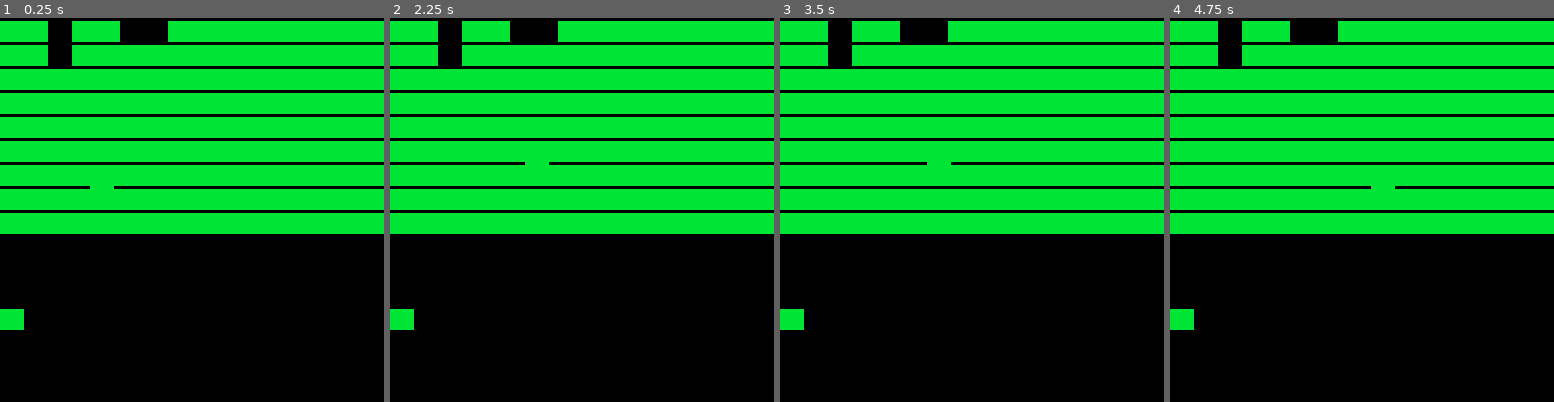
Above: before the commit, frames 1-4 (left to right).
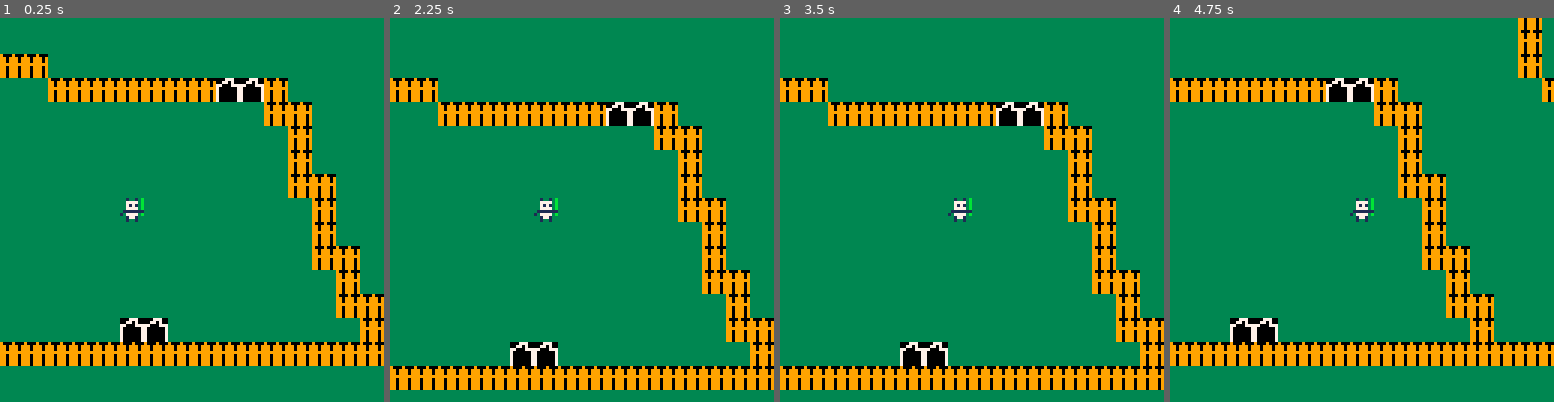
Above: after the commit, the same moments.

Repository: adatechschool/projet-collectif-pico8-marvelous_panda
Game: PICO-8 cartridge mon_petit_zoo.p8
Two runs of this game, one before a commit and one after it. Both use one fixed random seed, a clock stepped at 60 frames per second and the inputs below.
Inputs:
- Up to frame 1 (0.25 s): no input
- Up to frame 2 (2.25 s): hold Right 1.6-2.1 s; hold Up from 2.15 s (still down)
- Up to frame 3 (3.5 s): release Up at 2.42 s; hold Right 2.47-3.03 s; hold Left from 3.08 s (still down)
- Up to frame 4 (4.75 s): release Left at 3.58 s; hold Down 3.63-3.97 s; hold Right 4.02-4.68 s; hold Up from 4.73 s (still down)

The runs differ from the first frame. In frame 1, 97% of the frame differs, in the area x 0-100%, y 0-100%; in frame 2, 97%; in frame 3, 97%; in frame 4, 97%.

Commit message:
version 1.0

Diff:
--- a/mon_petit_zoo.p8
+++ b/mon_petit_zoo.p8
@@ -2,23 +2,167 @@
 version 38
 __lua__
 function _init()
-x=30
-y=50
+ create_player()
 end
 
 function _update()
-if (btn(➡️)) x+=1
-if (btn(⬅️)) x-=1
-if (btn(⬆️)) y-=1
-if (btn(⬇️)) y+=1
-
+ player_mouvement()
+ update_camera()
+-- pick_up_oeuf(12,4)
 end
 
 function _draw()
-cls()
-map(0,0,0,0)
-spr(3,x,y)
-end
+	cls()
+	draw_map()
+	draw_player()
+end
+-->8
+--map
+
+function draw_map()
+	map(0,0,0,0,128,64)
+end
+
+function check_flag(flag,x,y)
+ local sprite=mget(x,y)
+ return fget(sprite,flag)
+end
+
+
+function update_camera()
+ local camx=mid(0,p.x-7.5,127-15)
+ local camy=mid(0,p.y-7.5,63-15)
+ camera(camx*8,camy*8)
+end
+
+--function update_camera()
+-- local camx=flr(p.x/16)*16
+-- local camy=flr(p.y/16)*16
+-- camera(camx*8,camy*8)
+--end
+
+function next_tile(x,y)
+ local sprite=mget(x,y)
+ mset(x,y,sprite+1)
+end
+
+--function pick_up_oeuf(x,y)
+-- next_tile(x,y)
+ --p.oeuf+=1
+--end
+
+
+-->8
+--player
+
+function create_player()
+ p={
+   x=5,
+   y=25,
+   sprite=7
+   }
+ --oeuf=0
+end
+
+function player_mouvement()
+ newx=p.x
+ newy=p.y
+
+ if (btnp(⬅️)) newx-=1
+ if (btnp(➡️)) newx+=1
+ if (btnp(⬆️)) newy-=1
+ if (btnp(⬇️)) newy+=1
+
+ if not check_flag(0,newx,newy)
+  then
+  p.x=mid(0,newx,47)
+  p.y=mid(0,newy,31)
+  end
+
+end
+
+function draw_player()
+	spr(p.sprite,p.x*8,p.y*8)
+end
+…(79 lines of a section not shown)…
 
 
 
@@ -38,23 +182,38 @@
 
 
 __gff__
-0001000000000000000000000000000000010100000000000000000000000000000000000000000000000000000000000000000000000000000000000000000000000000000000000000000000000000000000000000000000000000000000000000000000000000000000000000000000000000000000000000000000000000
+0001000000000000010000000000000000010100000000000000000000000000000000000000000000000000000000000000000000000000000000000000000000000000000000000000000000000000000000000000000000000000000000000000000000000000000000000000000000000000000000000000000000000000
 0000000000000000000000000000000000000000000000000000000000000000000000000000000000000000000000000000000000000000000000000000000000000000000000000000000000000000000000000000000000000000000000000000000000000000000000000000000000000000000000000000000000000000
 __map__
-0303000303000003030303030303030300000000000000000000000000000000000000000000000000000000000000000000000000000000000000000000000000000000000000000000000000000000000000000000000000000000000000000000000000000000000000000000000000000000000000000000000000000000
-0303000303030303030303030303030300000000000000000000000000000000000000000000000000000000000000000000000000000000000000000000000000000000000000000000000000000000000000000000000000000000000000000000000000000000000000000000000000000000000000000000000000000000
-0303030303030303030303030303030300000000000000000000000000000000000000000000000000000000000000000000000000000000000000000000000000000000000000000000000000000000000000000000000000000000000000000000000000000000000000000000000000000000000000000000000000000000
-0303030303030303030303030303030300000000000000000000000000000000000000000000000000000000000000000000000000000000000000000000000000000000000000000000000000000000000000000000000000000000000000000000000000000000000000000000000000000000000000000000000000000000
-0303030303030303030303030303030300000000000000000000000000000000000000000000000000000000000000000000000000000000000000000000000000000000000000000000000000000000000000000000000000000000000000000000000000000000000000000000000000000000000000000000000000000000
-0303030303030303030303030303030300000000000000000000000000000000000000000000000000000000000000000000000000000000000000000000000000000000000000000000000000000000000000000000000000000000000000000000000000000000000000000000000000000000000000000000000000000000
-0303030303030303030303030303030300000000000000000000000000000000000000000000000000000000000000000000000000000000000000000000000000000000000000000000000000000000000000000000000000000000000000000000000000000000000000000000000000000000000000000000000000000000
-0303030303030303030303030303030300000000000000000000000000000000000000000000000000000000000000000000000000000000000000000000000000000000000000000000000000000000000000000000000000000000000000000000000000000000000000000000000000000000000000000000000000000000
-0303030303030303030303030303030300000000000000000000000000000000000000000000000000000000000000000000000000000000000000000000000000000000000000000000000000000000000000000000000000000000000000000000000000000000000000000000000000000000000000000000000000000000
-=======
-00000000000000000000000000000000000000000000000000000000000000000000000000000000000000000000000000000000000000000000000000000000
-00000000000000000000000000000000000000000000000000000000000000000000000000000000000000000000000000000000000000000000000000000000
-00700700000000000000000000000000000000000000000000000000000000000000000000000000000000000000000000000000000000000000000000000000
-00077000008080000000000000000000000000000000000000000000000000000000000000000000000000000000000000000000000000000000000000000000
-00077000000000000000000000000000000000000000000000000000000000000000000000000000000000000000000000000000000000000000000000000000
-00700700088888000000000000000000000000000000000000000000000000000000000000000000000000000000000000000000000000000000000000000000
->>>>>>> 03a8974b9e5bc9a2b45d87c3b4ae23c82aef8ae8
+0303030303030303030303030303030303030303030308030303030308030303030303030303030303030303030303080303030303030303030303030303030000000000000000000000000000000000000000000000000000000000000000000000000000000000000000000000000000000000000000000000000000000000
+0303030303030303030303030303030303030303080808030303030803030303030303030303030303030303030303080303030303030303030303030303030000000000000000000000000000000000000000000000000000000000000000000000000000000000000000000000000000000000000000000000000000000000
+0303030303030303030303030303030303030303080303030303030808030303030303030303030303030303030303080303030303030303030303030303030000000000000000000000000000000000000000000000000000000000000000000000000000000000000000000000000000000000000000000000000000000000
+0303030303030303030303030303030303030303080303030303030308030303030303030303030303030303030303080303030303030303030303030303030000000000000000000000000000000000000000000000000000000000000000000000000000000000000000000000000000000000000000000000000000000000
+03030303030303030303030303030303030303080803030303030303080303030303030303030d0303030303030303080303030303030303030303030303030000000000000000000000000000000000000000000000000000000000000000000000000000000000000000000000000000000000000000000000000000000000
+03030303030e0303030303030303030303030808030303030303030308030303030303030303030303030303030303080303030303030303030303030303030000000000000000000000000000000000000000000000000000000000000000000000000000000000000000000000000000000000000000000000000000000000
+0303030303030303030303030303030908080303030303030303030303080808030303030303030303030303030303080303030303030303030303030303030000000000000000000000000000000000000000000000000000000000000000000000000000000000000000000000000000000000000000000000000000000000
+0303030303030303030303030303090303030303030303030303030303030308030303030303030303030303030303080303030303030303030303030303030000000000000000000000000000000000000000000000000000000000000000000000000000000000000000000000000000000000000000000000000000000000
+0303030303030303030303030308030303030303030303030303030303030303090903030303030303030303030303080303030303030303030303030303030000000000000000000000000000000000000000000000000000000000000000000000000000000000000000000000000000000000000000000000000000000000
+0303030303030303030303080808030303030303030303030303030303030303030308080803030303030303030303080303030303030303030303030303030000000000000000000000000000000000000000000000000000000000000000000000000000000000000000000000000000000000000000000000000000000000
+0303030303030303080808030303030303030303030303030808080808030303030303030808080808080808080808080303030303030303030303030303030000000000000000000000000000000000000000000000000000000000000000000000000000000000000000000000000000000000000000000000000000000000
+0808080808080808080303030303030303030303030303080303030308030303030303030303030303030303030303080303030303030303030303030303030000000000000000000000000000000000000000000000000000000000000000000000000000000000000000000000000000000000000000000000000000000000
+0303030303030303030303030303030303030303090909030303030303080303030303030303030303030303030303080303030303030303030303030303030000000000000000000000000000000000000000000000000000000000000000000000000000000000000000000000000000000000000000000000000000000000
+0303030303030303030303030303030303030303090303030303030303080303030303030303030303030303030303080303030303030303030303030303030000000000000000000000000000000000000000000000000000000000000000000000000000000000000000000000000000000000000000000000000000000000
+0303030303030303030303030303030303030308030303030303030303080303030303080808080808080808080808080303030303030303030303030303030000000000000000000000000000000000000000000000000000000000000000000000000000000000000000000000000000000000000000000000000000000000
+03030303030303030303030303030303030308030303030c0303030308080303030303030903030303030303030303080303030303030303030303030303030000000000000000000000000000000000000000000000000000000000000000000000000000000000000000000000000000000000000000000000000000000000
+0303030303030303030303030303030303030803030303030303030808030303030303030903030303030303030303080303030303030303030303030303030000000000000000000000000000000000000000000000000000000000000000000000000000000000000000000000000000000000000000000000000000000000
+0303030303030303030303030303030303080303030303030303080803030303030303030903030303130303030303080303030303030303030303030303030000000000000000000000000000000000000000000000000000000000000000000000000000000000000000000000000000000000000000000000000000000000
+0303030303030303030303030303030303080303030303030308080303030303030303080803030303030303030303080303030303030303030303030303030000000000000000000000000000000000000000000000000000000000000000000000000000000000000000000000000000000000000000000000000000000000
+0808030303030303030303030303030303080303030303030808030303030303030303030808030303030303030303080303030303030303030303030303030000000000000000000000000000000000000000000000000000000000000000000000000000000000000000000000000000000000000000000000000000000000
+0303080808080808080909080303030303030808030308080803030308080808030303030308080808080808080808080303030303030303030303030303030000000000000000000000000000000000000000000000000000000000000000000000000000000000000000000000000000000000000000000000000000000000
+0303030303030303030303080803030303030308080803030303030909030308080303030303030303030303030303080303030303030303030303030303030000000000000000000000000000000000000000000000000000000000000000000000000000000000000000000000000000000000000000000000000000000000
+0303030303030303030303030803030303030303030303030308090303030303080303030303030303030303030303080303030303030303030303030303030000000000000000000000000000000000000000000000000000000000000000000000000000000000000000000000000000000000000000000000000000000000
+0303030303030303030303030803030303030303030303080808030303030303080803030303030303030303080808080303030303030303030303030303030000000000000000000000000000000000000000000000000000000000000000000000000000000000000000000000000000000000000000000000000000000000
+0303030303030303030303030808030303030303030808080303030303030303030803030303090909080808030303080303030303030303030303030303030000000000000000000000000000000000000000000000000000000000000000000000000000000000000000000000000000000000000000000000000000000000
+0303030303030303030303030308030303030303030803030303030303030303030803030303080303030303030303080303030303030303030303030303030000000000000000000000000000000000000000000000000000000000000000000000000000000000000000000000000000000000000000000000000000000000
+0303030303030303030303030308030303030303080303030303030303030303030308030303080303030303030303080303030303030303030303030303030000000000000000000000000000000000000000000000000000000000000000000000000000000000000000000000000000000000000000000000000000000000
+0303030303030303030303030308080303030303080303030303030a03030303030308030303080303030303030303080303030303030303030303030303030000000000000000000000000000000000000000000000000000000000000000000000000000000000000000000000000000000000000000000000000000000000
+030303030303030303030303030308030303030308080303030303030303030303030803030308030303030b030303080303030303030303030303030303030000000000000000000000000000000000000000000000000000000000000000000000000000000000000000000000000000000000000000000000000000000000
+0303030303030303030303030303080803030303030803030303030303030303030308030303080803030303030303080303030303030303030303030303030000000000000000000000000000000000000000000000000000000000000000000000000000000000000000000000000000000000000000000000000000000000
+0303030303090903030303030303030803030303030803030303030303030303030308030303030803030303030303080303030303030303030303030303030000000000000000000000000000000000000000000000000000000000000000000000000000000000000000000000000000000000000000000000000000000000
+0808080808080808080808080808080808080808080808080808080808080808080808080808080808080808080808080303030303030303030303000000000000000000000000000000000000000000000000000000000000000000000000000000000000000000000000000000000000000000000000000000000000000000
Not shown, changed: 95 lines of the sprite sheet (__gfx__) section of mon_petit_zoo.p8
